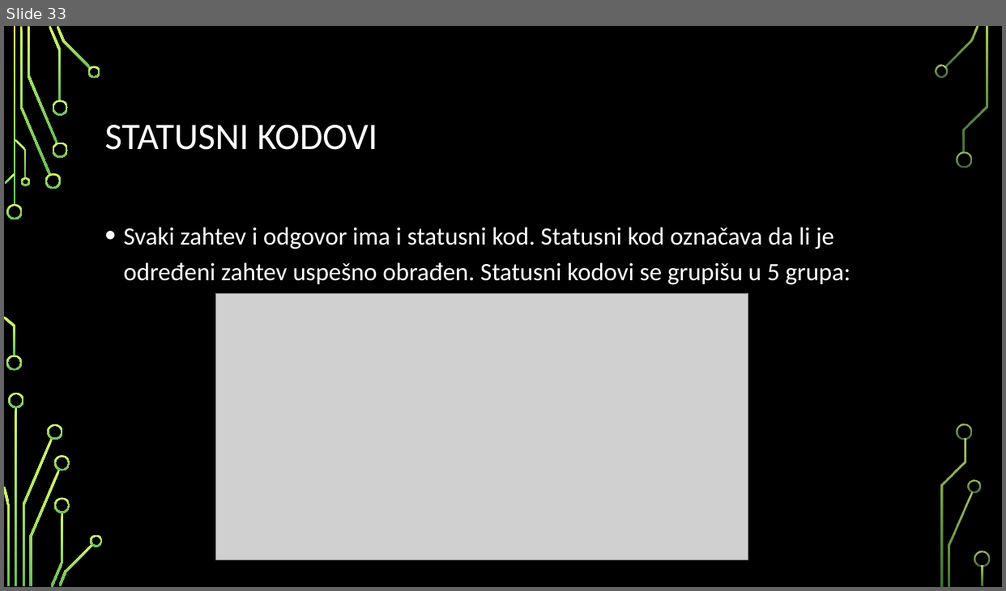
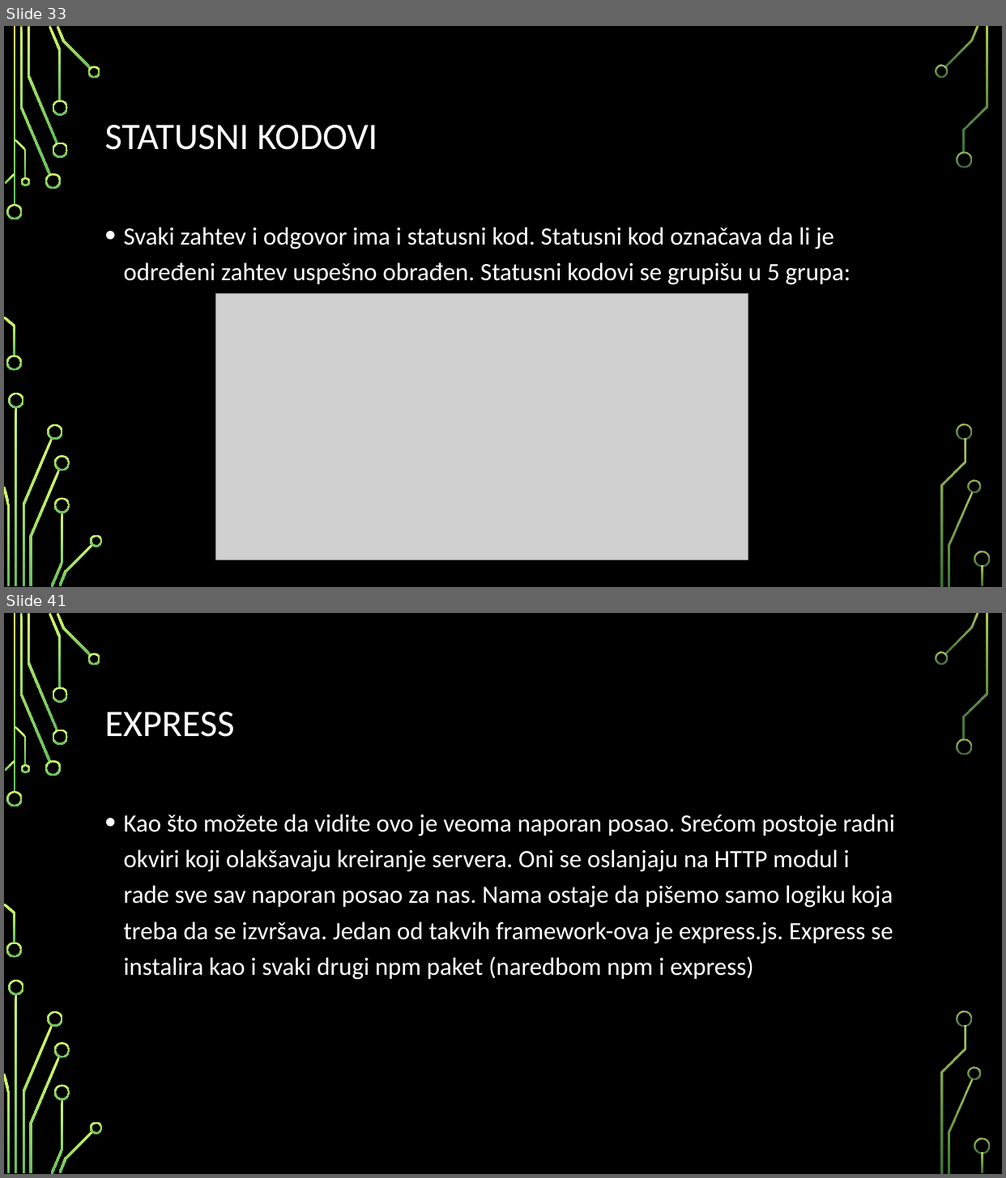
Before and after one commit to MihajloMilojevic/Sekcija, a slide deck: Nodejs/Node.js - prezentacija.pptx. Shown one above the other, each under a label of ours: slide 33 before the commit, slides 33 and 41 after it; the slides between them are not shown. The pictures are 1006x591 and 1006x1178 pixels, drawn with LibreOffice and Linux fonts; fonts in the diff are those of the drawing; grey boxes stand for pictures; background and template pictures are left out. Boxes give left, top, right and bottom in pixels: in the first picture for what was removed or moved away, otherwise in the second. Text is boxed around its words. In the diff, an @@ line names an element or a change of style, - is before the commit and + after.

```diff
--- a/Nodejs/Node.js - prezentacija.pptx
+++ b/Nodejs/Node.js - prezentacija.pptx
@@ slide 41 added at bbox=[4, 613, 1002, 1174], background picture (left out); not listed: 36 template elements that a slide beside it also shows @@
@@ title added at bbox=[105, 712, 235, 737], 36 pt, text #FFFFFF @@
+EXPRESS
@@ text added at bbox=[124, 814, 895, 980], 24 pt, text #FFFFFF @@
+• Kao što možete da vidite ovo je veoma naporan posao. Srećom postoje radni okviri koji olakšavaju kreiranje servera. Oni se oslanjaju na HTTP modul i rade sve sav naporan posao za nas. Nama ostaje da pišemo samo logiku koja treba da se izvršava. Jedan od takvih framework-ova je express.js. Express se instalira kao i svaki drugi npm paket (naredbom npm i express)
```
Also in this commit, not shown: 17 other slides added, 15 other files.
